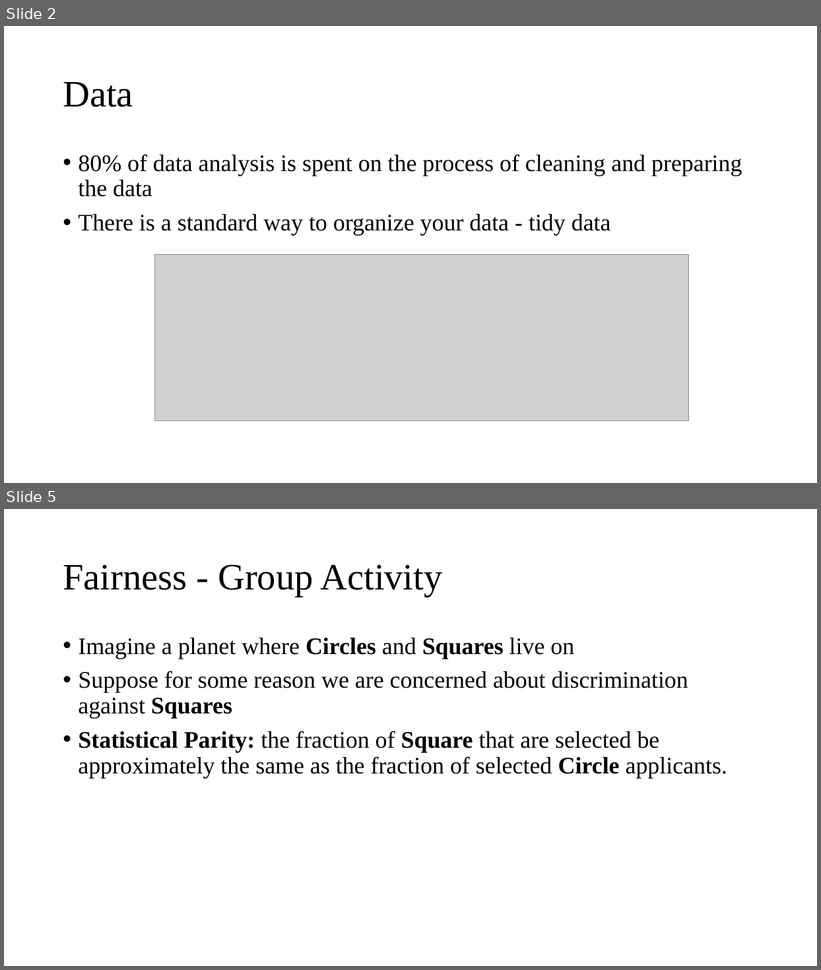
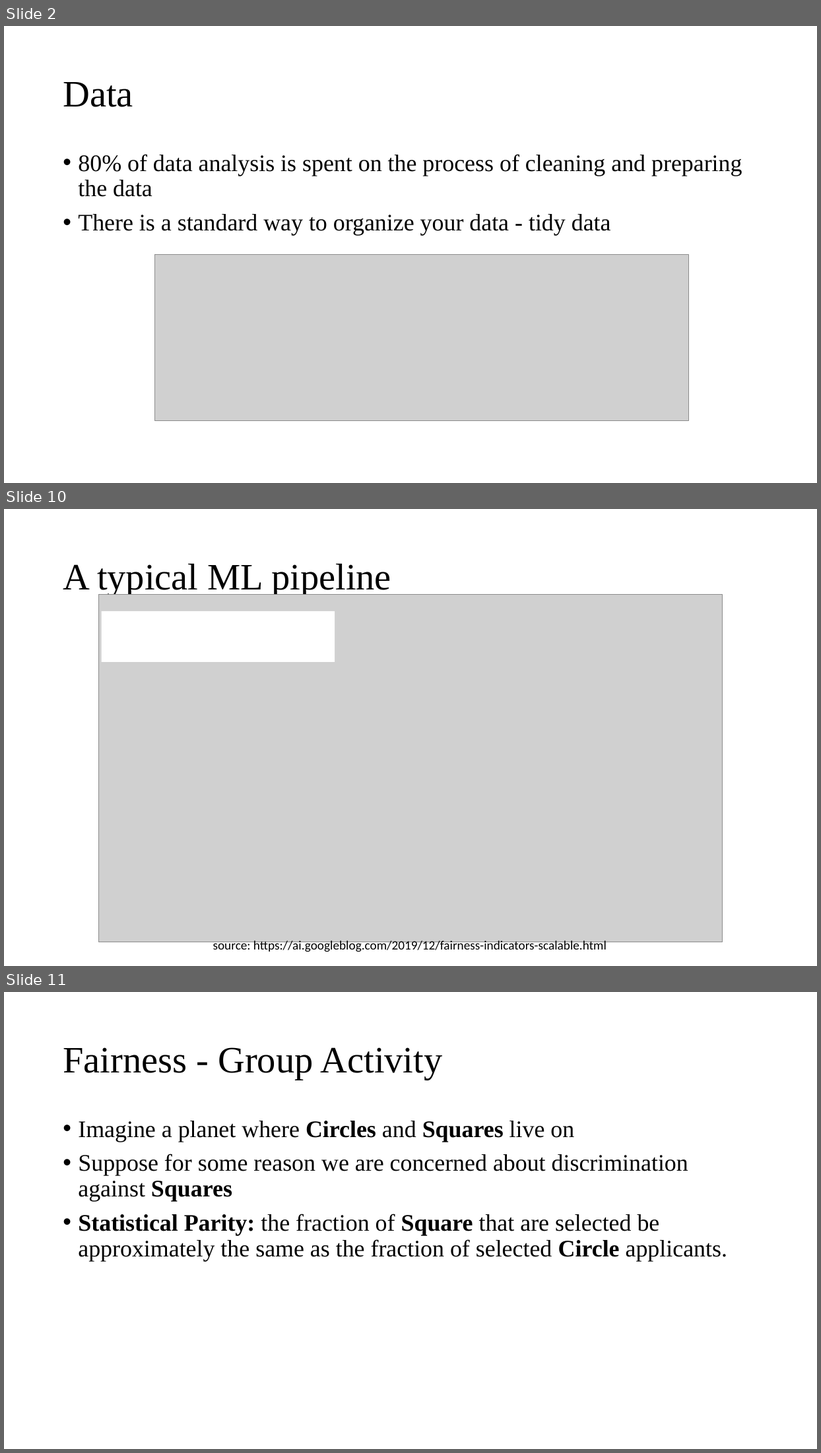
Before and after one commit to Amirosimani/Machine_Learning_Pratt, a slide deck: course slides/week_02.pptx. Shown one above the other, each under a label of ours: slides 2 and 5 before the commit, slides 2, 10 and 11 after it; the slides between them are not shown. The pictures are 821x970 and 821x1453 pixels, drawn with LibreOffice and Linux fonts; fonts in the diff are those of the drawing; grey boxes stand for pictures. Boxes give left, top, right and bottom in pixels: in the first picture for what was removed or moved away, otherwise in the second. Text is boxed around its words. In the diff, an @@ line names an element or a change of style, - is before the commit and + after.

```diff
--- a/course slides/week_02.pptx
+++ b/course slides/week_02.pptx
@@ slide 10 added at (x1=4, y1=509, x2=817, y2=966), background #FFFFFF @@
@@ title added at (x1=63, y1=563, x2=391, y2=597), 44 pt, text #000000 @@
+A typical ML pipeline
@@ picture added at (x1=99, y1=595, x2=723, y2=943) @@
@@ rectangle added at (x1=102, y1=611, x2=335, y2=662), fill #FFFFFF @@
@@ text added at (x1=213, y1=941, x2=607, y2=953), 15 pt, text #000000 @@
+source: https://ai.googleblog.com/2019/12/fairness-indicators-scalable.html
@@ what was slide 5 is now slide 11 @@
```
Also in this commit, not shown: 2 slides changed, 5 other slides added, 3 other files.
